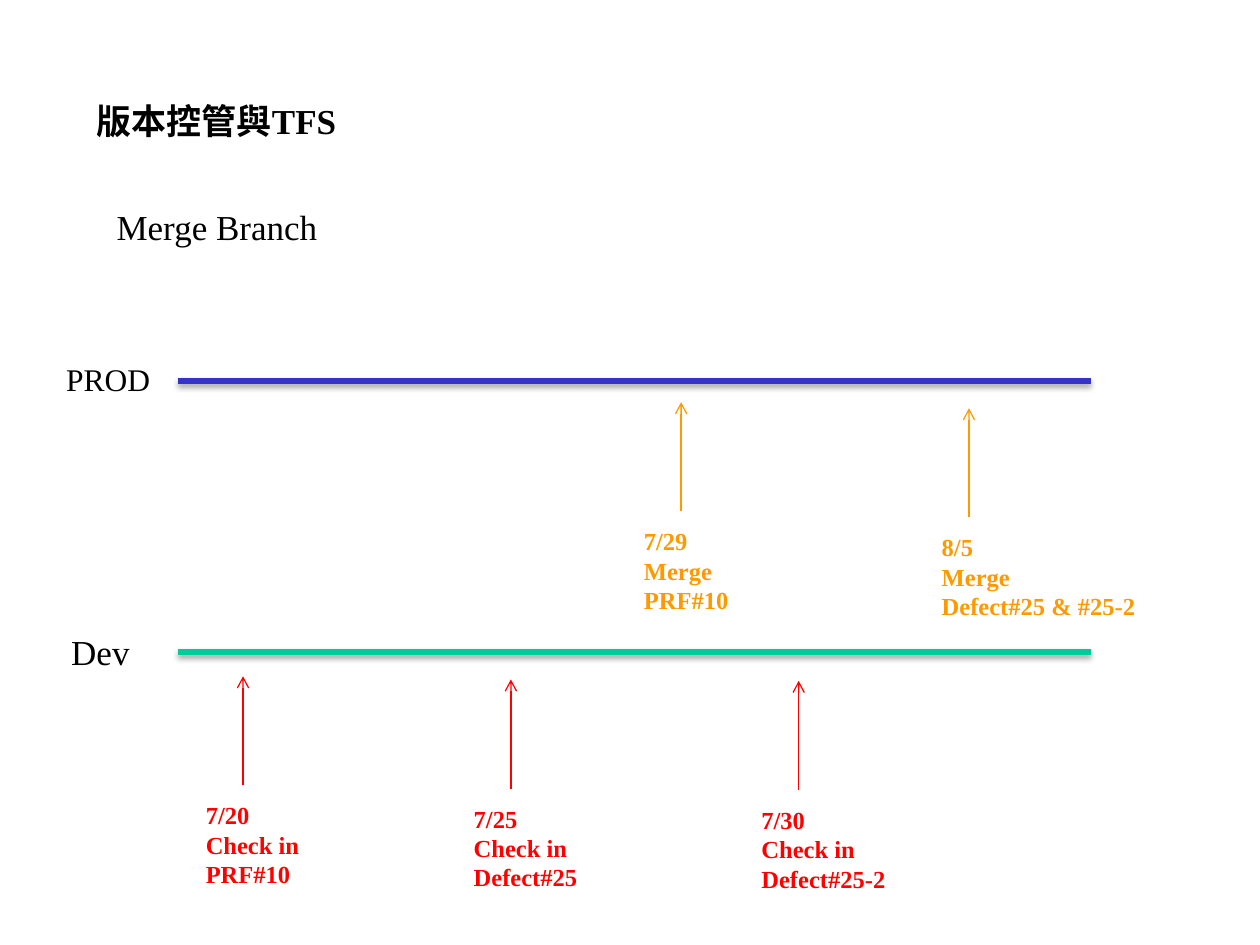
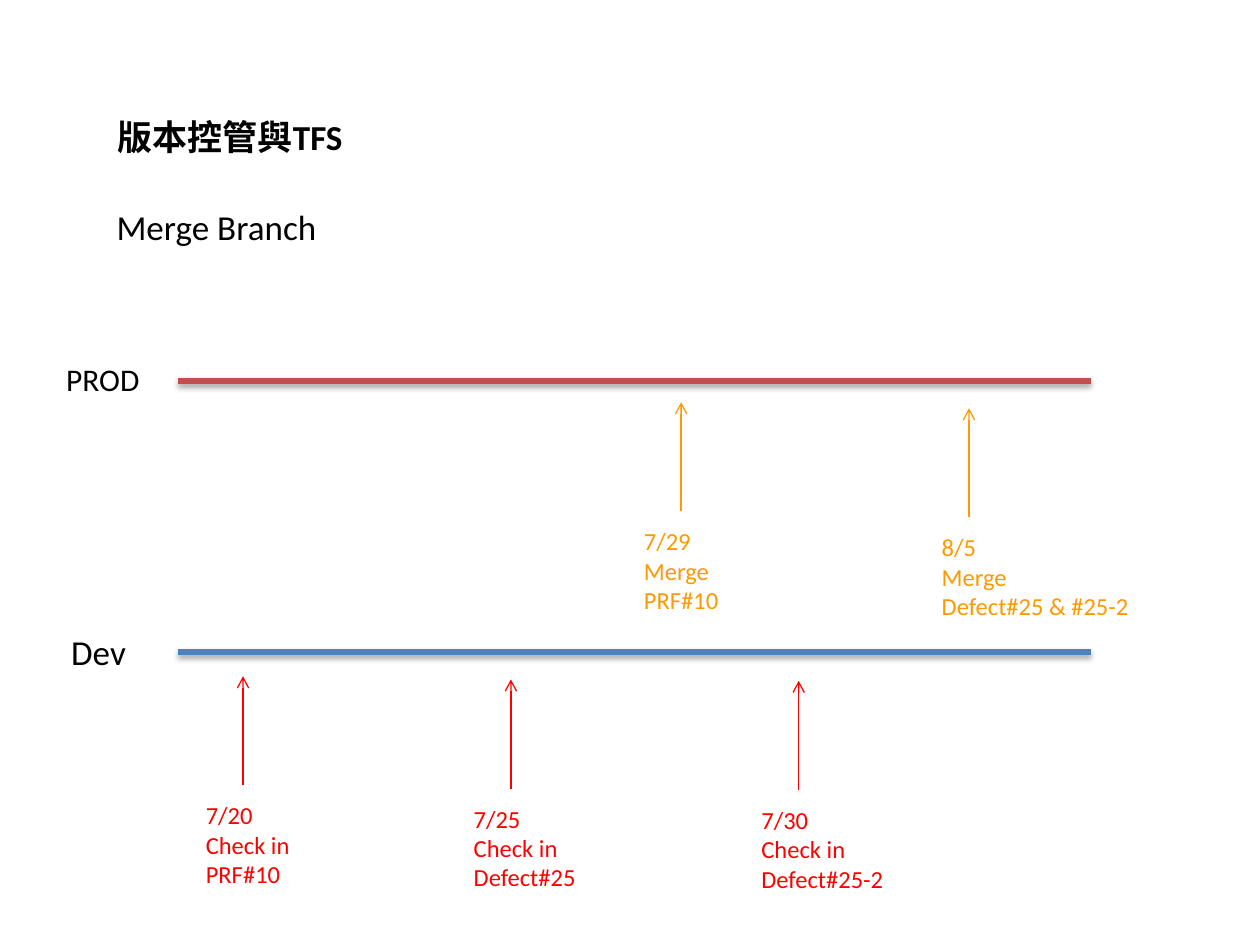
Before and after one commit to YiChiLin/TrainingPackage, a slide deck: slide 5 of 簡報及DB/.Net開發環境.pptx. Drawn at 1260x945 pixels with LibreOffice and Linux fonts; fonts in the diff are those of the drawing; background and template pictures are left out. Boxes give left, top, right and bottom in pixels: in the first picture for what was removed or moved away, otherwise in the second. Text is boxed around its words. In the diff, an @@ line names an element or a change of style, - is before the commit and + after.

```diff
--- a/簡報及DB/.Net開發環境.pptx
+++ b/簡報及DB/.Net開發環境.pptx
@@ title "版本控管與TFS": place and size @@
-title "版本控管與TFS" at (97, 104, 337, 138)
+title "版本控管與TFS" at (118, 120, 343, 154)
@@ title "版本控管與TFS" at (118, 120, 343, 154): font Times New Roman to Calibri @@
@@ font Times New Roman to Calibri; less space between paragraphs in 3 elements at (117, 215, 316, 246), (71, 642, 126, 666), (66, 370, 139, 392) @@
@@ line (178, 381) - (1091, 381): stroke #3333CC 3 pt to #C0504D 3 pt @@
@@ font Times New Roman to Calibri, bold off; less space between paragraphs in 5 elements at (206, 807, 290, 883), (474, 811, 576, 886), (644, 533, 718, 609), (761, 812, 883, 888), (942, 539, 1128, 615) @@
@@ line (178, 651) - (1091, 651): stroke #00CC99 3 pt to #4F81BD 3 pt @@
```
Also in this commit, not shown: 12 other slides changed, 2 slides removed, 1 other file.
